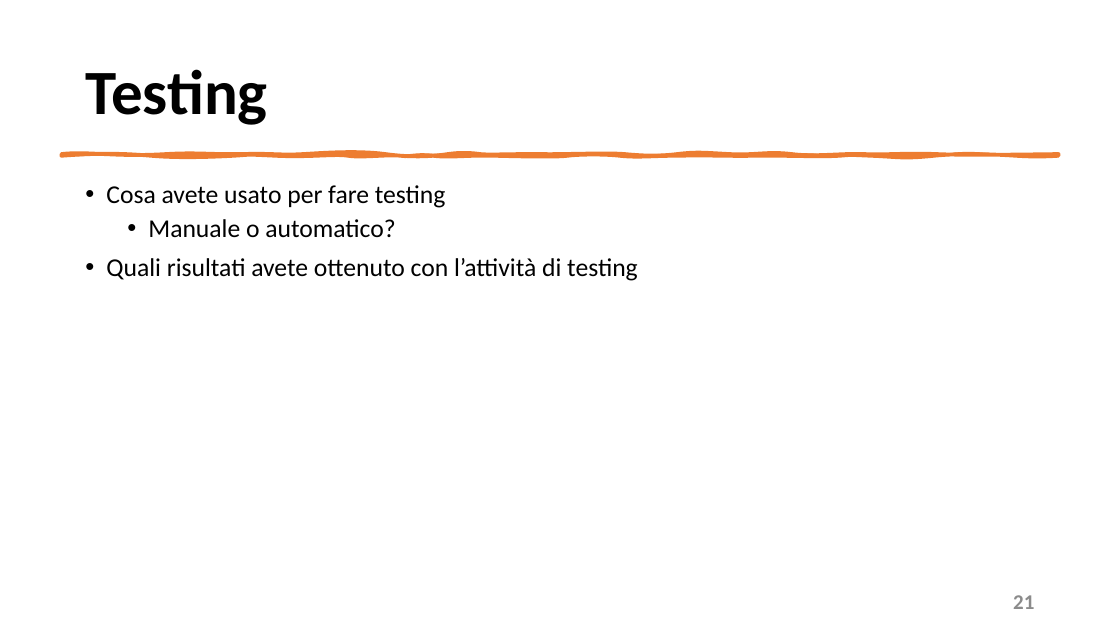
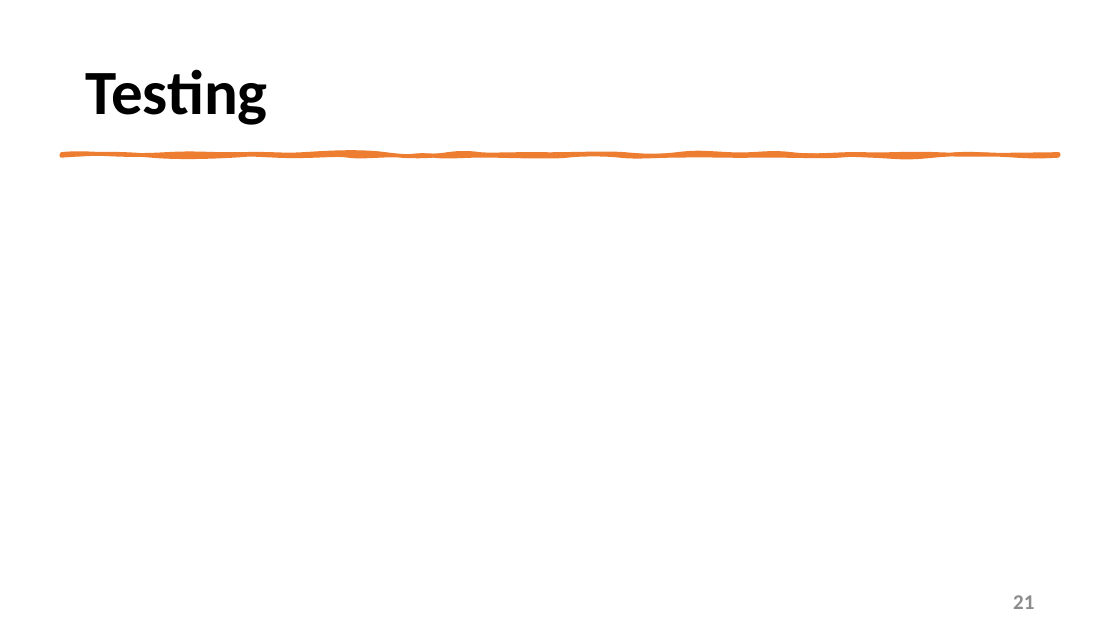
Before and after one commit to mangilimatteo/Progetto_Ingegneria_Software_Cattaneo_Mangili_Saini, a slide deck: slide 21 of Presentazione/Presentazione_Progetto.pptx. Drawn at 1120x630 pixels with LibreOffice and Linux fonts; fonts in the diff are those of the drawing. Boxes give left, top, right and bottom in pixels: in the first picture for what was removed or moved away, otherwise in the second. Text is boxed around its words. In the diff, an @@ line names an element or a change of style, - is before the commit and + after.

Commit message:
Update Presentazione

```diff
--- a/Presentazione/Presentazione_Progetto.pptx
+++ b/Presentazione/Presentazione_Progetto.pptx
@@ text removed at (106, 185, 638, 281) @@
-• Cosa avete usato per fare testing
-  • Manuale o automatico?
-• Quali risultati avete ottenuto con l’attività di testing
```
Also in this commit, not shown: 1 other slide changed.
